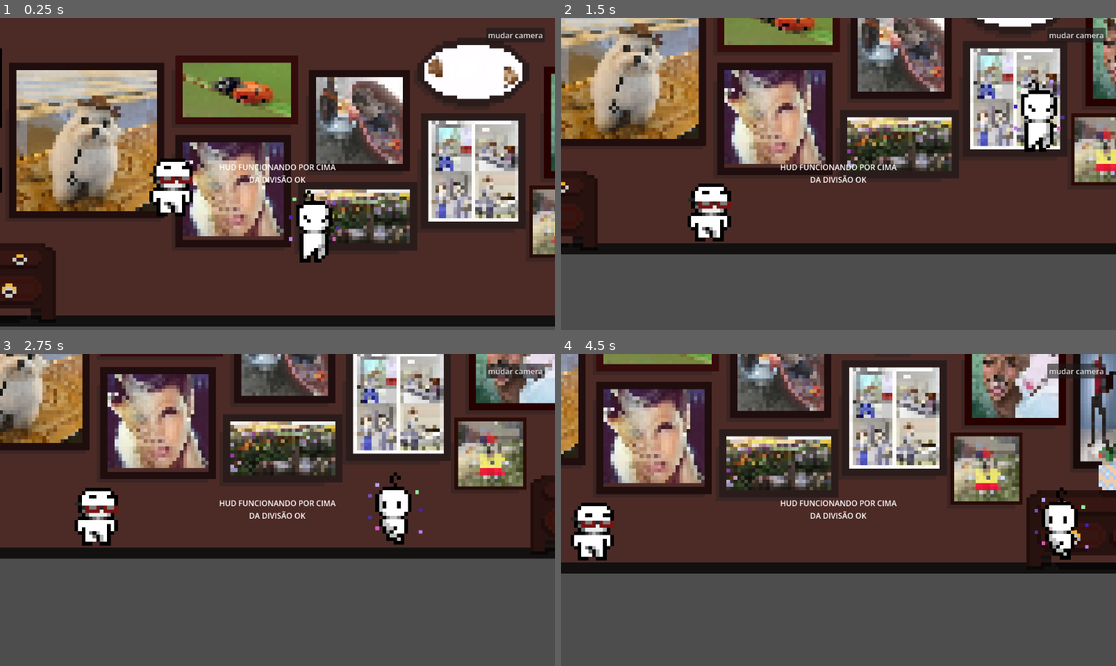
Above: before the commit, frames 1-4 (two rows, left to right).
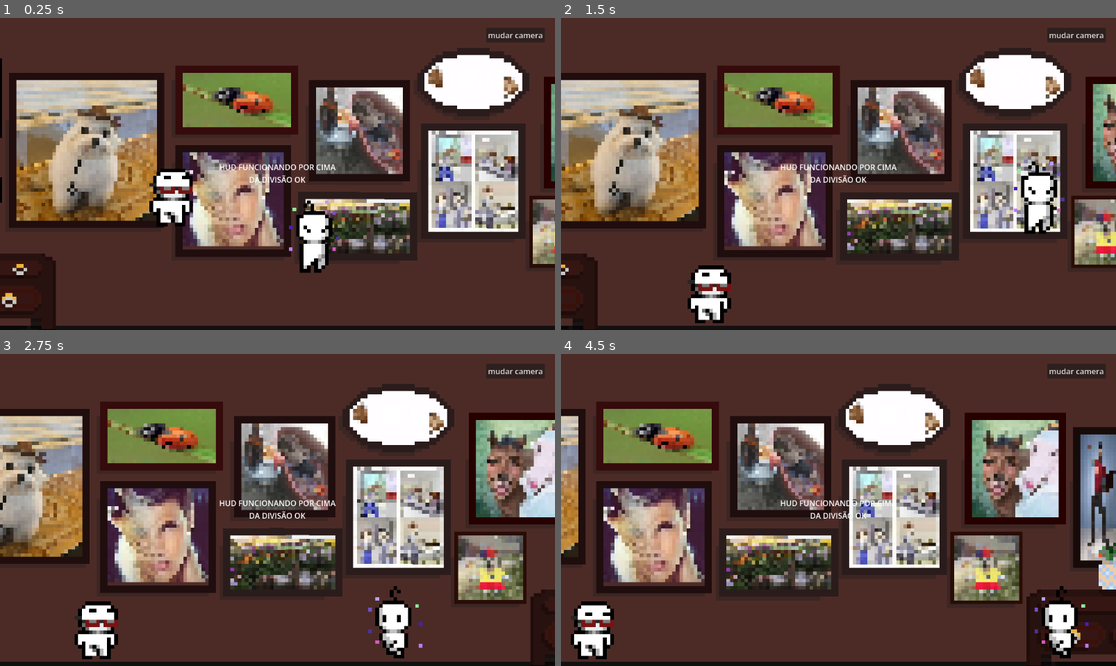
Above: after the commit, the same moments.

Repository: JCandreva/menctus-pensantus
Game: Godot game, scene res://maingameview.tscn
Two runs of this game, one before a commit and one after it. Both use one fixed random seed, a clock stepped at 60 frames per second and the inputs below.
Inputs:
- Up to frame 1 (0.25 s): no input
- Up to frame 2 (1.5 s): hold D (emotion_move_right) from 0.53 s (still down); tap W (emotion_move_up) at 0.77 s
- Up to frame 3 (2.75 s): tap W (emotion_move_up) at 1.52 s; release D (emotion_move_right) at 2.03 s; hold A (emotion_move_left) from 2.03 s (still down)
- Up to frame 4 (4.5 s): release A (emotion_move_left) at 2.78 s; hold D (emotion_move_right) 2.78-4.28 s; tap W (emotion_move_up) at 3.02, 3.77 s; hold A (emotion_move_left) from 4.28 s (still down)

The runs differ from the first frame. In frame 1, 40% of the frame differs, in the area x 0-100%, y 6-100%; in frame 2, 85%; in frame 3, 87%, in the area x 0-100%, y 0-100%; in frame 4, 86%.

Commit message:
add height limits to cameras

Diff:
--- a/camera_scripts/camera_2d_emotion.gd
+++ b/camera_scripts/camera_2d_emotion.gd
@@ -2,6 +2,9 @@
 
 @export var target: Node2D = null  # Change to Node3D for 3D games
 @export var smooth_speed: float = 5.0
+
+@onready var max_height:float = 0.0
+@onready var min_height:float = 0.0
 
 # Called when the node enters the scene tree for the first time.
 func _ready() -> void:
@@ -12,11 +15,14 @@
 func _process(delta: float) -> void:
 	if target and is_instance_valid(target):
 		# Linear interpolation creates a smooth "catch-up" effect
-		#if $"../../../../..".camera_split:
-			#global_position = global_position.lerp(Vector2(target.global_position.x, -175), smooth_speed * delta)
-		#else:
-			#global_position = global_position.lerp(Vector2(target.global_position.x, 0), smooth_speed * delta)
-		global_position = global_position.lerp(target.global_position, smooth_speed * delta)
+		var new_y: float
+		if target.global_position.y > max_height:
+			new_y = max_height
+		elif target.global_position.y < min_height:
+			new_y = min_height
+		else:
+			new_y = target.global_position.y
+		global_position = global_position.lerp(Vector2(target.global_position.x, new_y), smooth_speed * delta)
 
 func switch_target(new_target: Node2D) -> void:
 	target = new_target
--- a/camera_scripts/camera_2d_reason.gd
+++ b/camera_scripts/camera_2d_reason.gd
@@ -2,6 +2,9 @@
 
 @export var target: Node2D = null  # Change to Node3D for 3D games
 @export var smooth_speed: float = 5.0
+
+@onready var max_height:float = 0.0
+@onready var min_height:float = 0.0
 
 # Called when the node enters the scene tree for the first time.
 func _ready() -> void:
@@ -12,11 +15,14 @@
 func _process(delta: float) -> void:
 	if target and is_instance_valid(target):
 		# Linear interpolation creates a smooth "catch-up" effect
-		#if $"../../../..".camera_split:
-			#global_position = global_position.lerp(Vector2(target.global_position.x, 175), smooth_speed * delta)
-		#else:
-			#global_position = global_position.lerp(Vector2(target.global_position.x, 0), smooth_speed * delta)
-		global_position = global_position.lerp(target.global_position, smooth_speed * delta)
+		var new_y: float
+		if target.global_position.y > max_height:
+			new_y = max_height
+		elif target.global_position.y < min_height:
+			new_y = min_height
+		else:
+			new_y = target.global_position.y
+		global_position = global_position.lerp(Vector2(target.global_position.x, new_y), smooth_speed * delta)
 
 func switch_target(new_target: Node2D) -> void:
 	target = new_target
--- a/player_scripts/player_reason.gd
+++ b/player_scripts/player_reason.gd
@@ -13,6 +13,7 @@
 
 # Called when the node enters the scene tree for the first time.
 func _ready() -> void:
+	add_to_group("players")
 	add_to_group("reason")
 	screen_size = get_viewport_rect().size
 	spritePlayerReason.play()
--- /dev/null
+++ b/scenes/art_gallery.gd
@@ -0,0 +1,12 @@
+extends Node2D
+
+
+# Called when the node enters the scene tree for the first time.
+func _ready() -> void:
+	$Camera2DEmotion.max_height = 0
+	$Camera2DEmotion.min_height = 0
+
+
+# Called every frame. 'delta' is the elapsed time since the previous frame.
+func _process(delta: float) -> void:
+	pass
--- a/scenes/art_gallery.tscn
+++ b/scenes/art_gallery.tscn
@@ -1,6 +1,7 @@
 [gd_scene format=3 uid="uid://cshwgj646esx2"]
 
 [ext_resource type="Texture2D" uid="uid://bp1qiui76ruar" path="res://assets/backgrounds/bg_gallery.png" id="1_8xmbx"]
+[ext_resource type="Script" uid="uid://b40j1mkfpw81w" path="res://scenes/art_gallery.gd" id="1_syju0"]
 [ext_resource type="PackedScene" uid="uid://dnq7a138yavb0" path="res://player_scenes/camera_2d_emotion.tscn" id="2_k1dh8"]
 [ext_resource type="PackedScene" uid="uid://bemsv3h82magg" path="res://player_scenes/player_emotion.tscn" id="3_k1dh8"]
 [ext_resource type="PackedScene" uid="uid://y2iq0iw0q5iu" path="res://player_scenes/player_reason.tscn" id="4_qsn0b"]
@@ -18,6 +19,7 @@
 
 [node name="Node2D" type="Node2D" unique_id=953528959]
 texture_filter = 1
+script = ExtResource("1_syju0")
 
 [node name="BackgroundGallery" type="Sprite2D" parent="." unique_id=1780968076]
 scale = Vector2(7.5, 7.5)
--- /dev/null
+++ b/scenes/plataform.gd
@@ -0,0 +1,15 @@
+extends Node2D
+
+
+# Called when the node enters the scene tree for the first time.
+func _ready() -> void:
+	$Camera2DEmotion.max_height = 650
+	$Camera2DEmotion.min_height = -10000000
+	$"../../../SubViewportContainerReason/SubViewportReason/Camera2DReason".max_height = 1700
+	$"../../../SubViewportContainerReason/SubViewportReason/Camera2DReason".min_height = 650
+
+
+
+# Called every frame. 'delta' is the elapsed time since the previous frame.
+func _process(delta: float) -> void:
+	pass
--- a/scenes/plataform.tscn
+++ b/scenes/plataform.tscn
@@ -1,5 +1,6 @@
 [gd_scene format=4 uid="uid://bab21qonh4mnn"]
 
+[ext_resource type="Script" uid="uid://bnbq7pbtabgve" path="res://scenes/plataform.gd" id="1_fiqq1"]
 [ext_resource type="Texture2D" uid="uid://j28gqqa2vb3n" path="res://assets/sprites/slabs_e_outros.PNG" id="1_lbiek"]
 [ext_resource type="Script" uid="uid://cwtrm3rt75hf1" path="res://Button/plataform_puzzle.gd" id="2_5m6qe"]
 [ext_resource type="Script" uid="uid://kyq550sx1i6l" path="res://Button/floor_button.gd" id="3_rwwhq"]
@@ -142,7 +143,7 @@
 
 [node name="Node2D" type="Node2D" unique_id=2101709945]
 texture_filter = 1
-position = Vector2(30, -9)
+script = ExtResource("1_fiqq1")
 
 [node name="TileMapLayer_main" type="TileMapLayer" parent="." unique_id=1432051348]
 scale = Vector2(7.5, 7.5)
Not shown, added: scenes/art_gallery.gd.uid
Not shown, added: scenes/plataform.gd.uid
